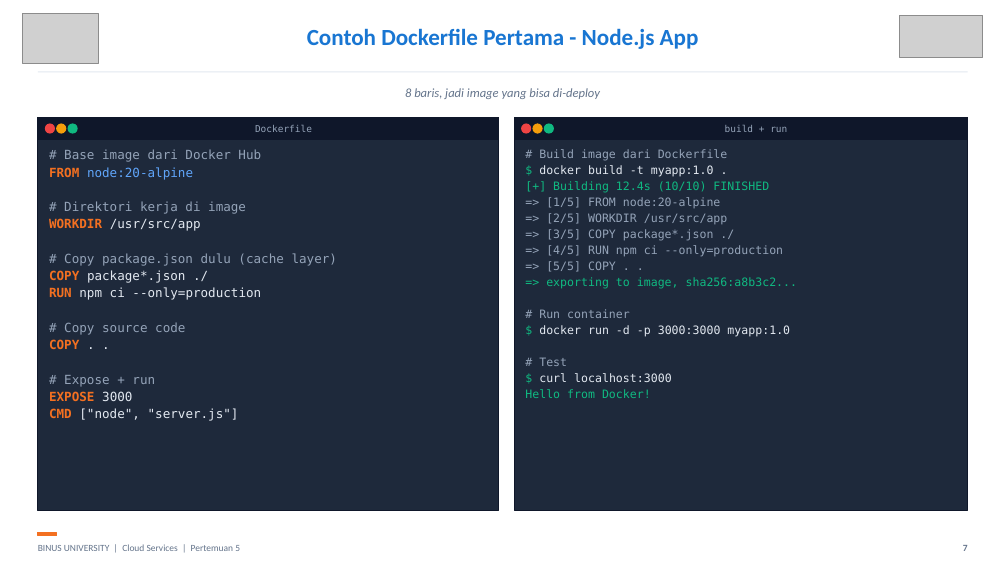
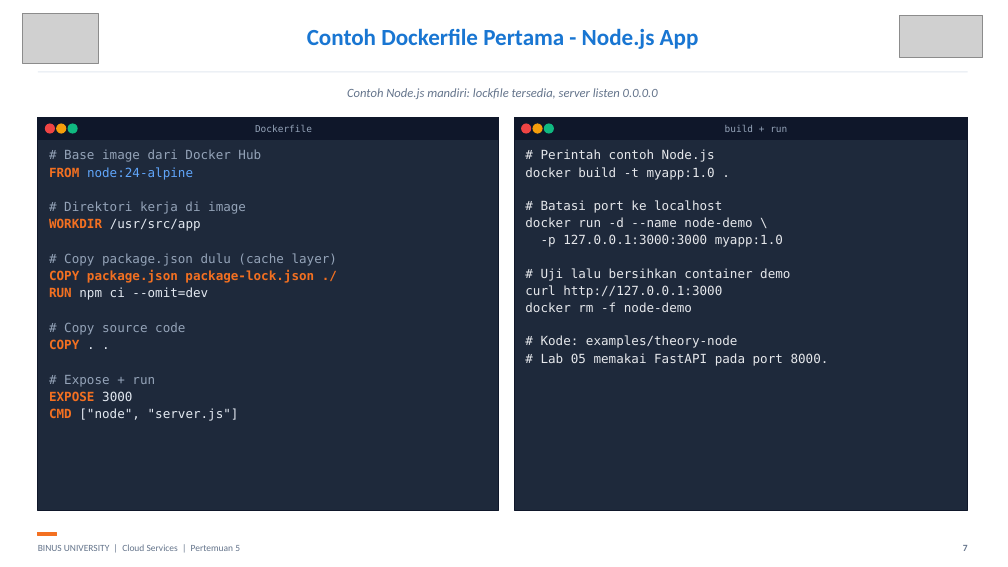
Before and after one commit to SeedFlora/meet5CloudService, a slide deck: slide 7 of slides/Teori_Pertemuan_05.pptx. Drawn at 1008x567 pixels with LibreOffice and Linux fonts; fonts in the diff are those of the drawing; grey boxes stand for pictures. Boxes give left, top, right and bottom in pixels: in the first picture for what was removed or moved away, otherwise in the second. Text is boxed around its words. In the diff, an @@ line names an element or a change of style, - is before the commit and + after.

Commit message:
Verify week 5 Docker theory against RPS and add tested Node examples

```diff
--- a/slides/Teori_Pertemuan_05.pptx
+++ b/slides/Teori_Pertemuan_05.pptx
@@ text at box(347, 88, 658, 99): text changed @@
-8 baris, jadi image yang bisa di-deploy
+Contoh Node.js mandiri: lockfile tersedia, server listen 0.0.0.0
@@ text at box(525, 149, 829, 366): text changed; size 11 to 12 pt; text colour #94A3B8 to #E5E7EB @@
-# Build image dari Dockerfile
-$ docker build -t myapp:1.0 .
-[+] Building 12.4s (10/10) FINISHED
-=> [1/5] FROM node:20-alpine
-=> [2/5] WORKDIR /usr/src/app
-=> [3/5] COPY package*.json ./
-=> [4/5] RUN npm ci --only=production
-=> [5/5] COPY . .
-=> exporting to image, sha256:a8b3c2...
-# Run container
-$ docker run -d -p 3000:3000 myapp:1.0
-# Test
-$ curl localhost:3000
-Hello from Docker!
+# Perintah contoh Node.js
+docker build -t myapp:1.0 .
+# Batasi port ke localhost
+docker run -d --name node-demo \
+-p 127.0.0.1:3000:3000 myapp:1.0
+# Uji lalu bersihkan container demo
+curl http://127.0.0.1:3000
+docker rm -f node-demo
+# Kode: examples/theory-node
+# Lab 05 memakai FastAPI pada port 8000.
@@ text at box(49, 167, 193, 180): text changed @@
-FROM node:20-alpine
+FROM node:24-alpine
@@ text at box(49, 270, 314, 300): text changed; text colour #E2E8F0 to #F37021; bold on @@
-COPY package*.json ./
-RUN npm ci --only=production
+COPY package.json package-lock.json ./
+RUN npm ci --omit=dev
```
Also in this commit, not shown: 24 other slides changed, 4 slides added, 1 slide removed, 10 other files.
